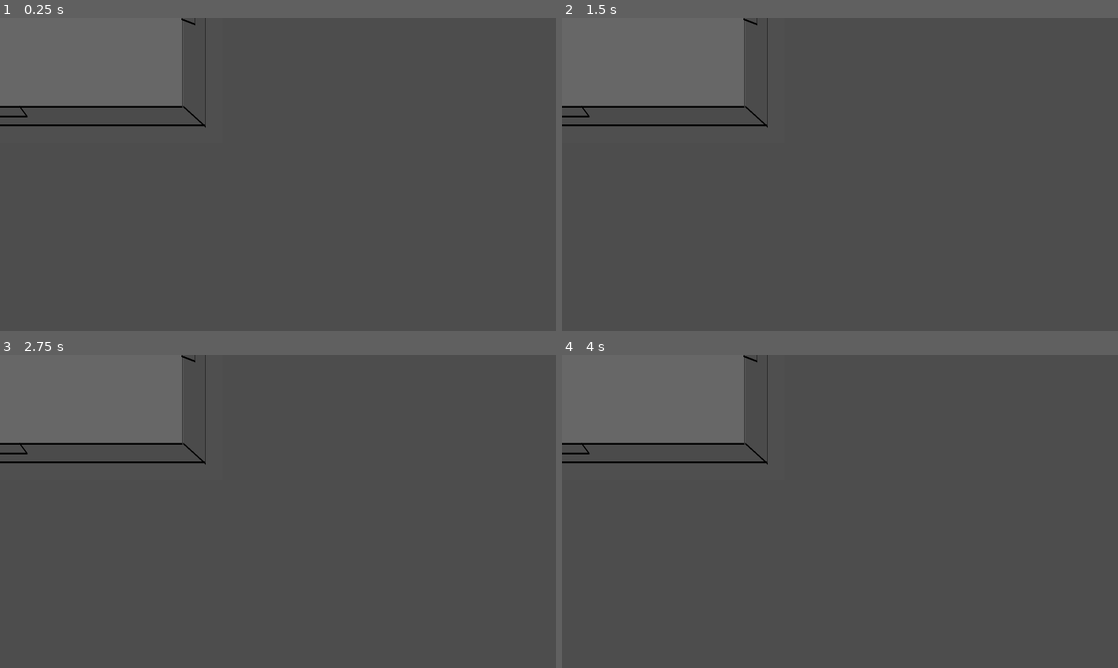
Above: before the commit, frames 1-4 (two rows, left to right).
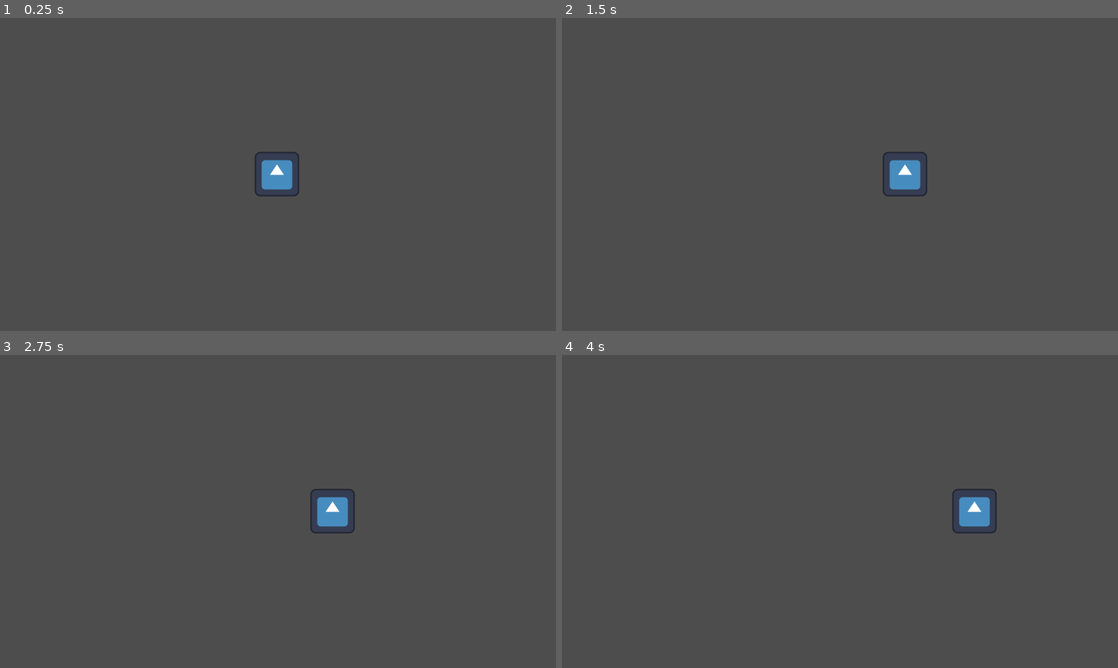
Above: after the commit, the same moments.

Repository: MrGoodFella313/Vine-City-Takeover-Code
Game: Godot game, scene res://Testing/Mohammed/world.tscn
Same seed, same stepped clock (60 frames per second), same inputs: the game is played once before the commit and once after it. Before the commit the project starts from res://Testing/Luis/room.tscn. The engine's default icon, where the game draws it, is replaced by a stand-in: a white triangle on a blue panel in a dark square.
Inputs:
- Up to frame 1 (0.25 s): no input
- Up to frame 2 (1.5 s): tap Enter (ui_accept) at 0.5, 0.77 s; hold D (Right, bound only before the commit) from 0.53 s (still down)
- Up to frame 3 (2.75 s): tap Enter (ui_accept) at 1.52 s; release D (Right, bound only before the commit) at 2.03 s; hold A (Left, bound only before the commit) from 2.03 s (still down)
- Up to frame 4 (4 s): release A (Left, bound only before the commit) at 2.78 s; hold D (Right, bound only before the commit) from 2.78 s (still down); tap Enter (ui_accept) at 3.02, 3.77 s

The runs differ from the first frame. In frame 1, 10% of the frame differs, in the area x 0-54%, y 0-57%; in frame 2, 10%; in frame 3, 10%; in frame 4, 10%.

Commit message:
work on shooting
all 4 buttons but need to work on projectile velocity

Diff:
--- a/Testing/Mohammed/Player.gd
+++ b/Testing/Mohammed/Player.gd
@@ -1,10 +1,19 @@
 extends CharacterBody2D
 
-var projectile = preload("res://Projectile.tscn")
+var projectile = preload("res://Testing/Mohammed/Projectile.tscn")
 
 @export var move_speed := 200.0
+@export var shoot_cooldown := 0.3
 
-var ratelimit :=  Timer.new()
+var can_shoot = true
+#var shoot_timer: Timer
+
+func _ready():
+	set_process(true)
+	#shoot_timer = Timer.new()
+	#add_child(shoot_timer)
+	#shoot_timer.one_shot = true
+	#shoot_timer.timeout.connect(func(): can_shoot = true)
 
 func _physics_process(delta):
 	var direction = Vector2(
@@ -16,20 +25,34 @@
 	move_and_slide()
 
 func fire(direction):
-	if ratelimit.is_stopped:
-		ratelimit.start(3)
-		print("hi")
+	if can_shoot:
+		#can_shoot = false
+		#shoot_timer.start(shoot_cooldown)
+		print(direction)
 		var newprojectile = projectile.instantiate()
 		newprojectile.direction = direction
 		newprojectile.global_position = get_global_position()
 		get_parent().add_child(newprojectile)
 
 func _process(delta):
-	if Input.is_action_pressed("shoot_down"):
-		fire(Vector2(0,-1))
-	if Input.is_action_pressed("shoot_up"):
-		fire(Vector2(0,1))
-	if Input.is_action_pressed("shoot_right"):
-		fire(Vector2(1,0))
-	if Input.is_action_pressed("shoot_left"):
-		fire(Vector2(-1,0))
+	var shoot_direction = Vector2.ZERO
+
+	if Input.is_action_just_pressed("shoot_down"):
+		print("down")
+		shoot_direction = (Vector2(0,5))
+		fire(shoot_direction)
+
+	elif Input.is_action_just_pressed("shoot_up"):
+		print("up")
+		shoot_direction = (Vector2(0,-3))
+		fire(shoot_direction)
+
+	elif Input.is_action_just_pressed("shoot_right"):
+		print("right")
+		shoot_direction = (Vector2(1,0))
+		fire(shoot_direction)
+
+	elif Input.is_action_just_pressed("shoot_left"):
+		print("left")
+		shoot_direction = (Vector2(-1,0))
+		fire(shoot_direction)
--- a/Testing/Mohammed/Player.tscn
+++ b/Testing/Mohammed/Player.tscn
@@ -1,7 +1,7 @@
 [gd_scene load_steps=4 format=3 uid="uid://bmddlqut6uijp"]
 
 [ext_resource type="Script" uid="uid://crry2yp7ittxm" path="res://Testing/Mohammed/Player.gd" id="1_q3lx1"]
-[ext_resource type="Texture2D" uid="uid://bev4nyev5iolx" path="res://icon.svg" id="2_kwegd"]
+[ext_resource type="Texture2D" uid="uid://bev4nyev5iolx" path="res://Testing/icon.svg" id="2_kwegd"]
 
 [sub_resource type="RectangleShape2D" id="RectangleShape2D_2xoil"]
 size = Vector2(129, 132)
--- a/Projectile.tscn
+++ b/Testing/Mohammed/Projectile.tscn
@@ -1,14 +1,14 @@
 [gd_scene load_steps=4 format=3 uid="uid://c4j2x3g4qpkqc"]
 
-[ext_resource type="Script" uid="uid://cjrh8ky32l5sm" path="res://Projectile.gd" id="1_e7peq"]
-[ext_resource type="Texture2D" uid="uid://bev4nyev5iolx" path="res://icon.svg" id="2_1cf02"]
+[ext_resource type="Script" uid="uid://cjrh8ky32l5sm" path="res://Testing/Mohammed/Projectile.gd" id="1_cn8fl"]
+[ext_resource type="Texture2D" uid="uid://bev4nyev5iolx" path="res://Testing/icon.svg" id="2_noe58"]
 
 [sub_resource type="CircleShape2D" id="CircleShape2D_3rnyv"]
 radius = 86.764
 
 [node name="RigidBody2D" type="RigidBody2D"]
 collision_layer = 2
-script = ExtResource("1_e7peq")
+script = ExtResource("1_cn8fl")
 
 [node name="CollisionShape2D" type="CollisionShape2D" parent="."]
 shape = SubResource("CircleShape2D_3rnyv")
@@ -16,4 +16,4 @@
 [node name="Node2D" type="Node2D" parent="."]
 
 [node name="Sprite2D" type="Sprite2D" parent="."]
-texture = ExtResource("2_1cf02")
+texture = ExtResource("2_noe58")
--- a/project.godot
+++ b/project.godot
@@ -11,7 +11,7 @@
 [application]
 
 config/name="Vine_City_Takeover"
-run/main_scene="uid://c07llmbcxjibq"
+run/main_scene="uid://kgf1wnj8laum"
 config/features=PackedStringArray("4.4", "Forward Plus")
 config/icon="res://Testing/icon.svg"
 
@@ -27,23 +27,43 @@
 
 [input]
 
-Left={
+move_left={
 "deadzone": 0.2,
 "events": [Object(InputEventKey,"resource_local_to_scene":false,"resource_name":"","device":-1,"window_id":0,"alt_press …(191 unchanged characters)…
 ]
 }
-Right={
+move_right={
 "deadzone": 0.2,
 "events": [Object(InputEventKey,"resource_local_to_scene":false,"resource_name":"","device":-1,"window_id":0,"alt_press …(192 unchanged characters)…
 ]
 }
-Up={
+move_up={
 "deadzone": 0.2,
 "events": [Object(InputEventKey,"resource_local_to_scene":false,"resource_name":"","device":-1,"window_id":0,"alt_press …(192 unchanged characters)…
 ]
 }
-Down={
+move_down={
 "deadzone": 0.2,
 "events": [Object(InputEventKey,"resource_local_to_scene":false,"resource_name":"","device":-1,"window_id":0,"alt_press …(192 unchanged characters)…
 ]
 }
+shoot_up={
+"deadzone": 0.2,
+"events": [Object(InputEventKey,"resource_local_to_scene":false,"resource_name":"","device":-1,"window_id":0,"alt_pressed":false,"shift_pressed":false,"ctrl_pressed":false,"meta_pressed":false,"pressed":false,"keycode":0,"physical_keycode":4194320,"key_label":0,"unicode":0,"location":0,"echo":false,"script":null)
+]
+}
+shoot_down={
+"deadzone": 0.2,
+"events": [Object(InputEventKey,"resource_local_to_scene":false,"resource_name":"","device":-1,"window_id":0,"alt_pressed":false,"shift_pressed":false,"ctrl_pressed":false,"meta_pressed":false,"pressed":false,"keycode":0,"physical_keycode":4194322,"key_label":0,"unicode":0,"location":0,"echo":false,"script":null)
+]
+}
+shoot_left={
+"deadzone": 0.2,
+"events": [Object(InputEventKey,"resource_local_to_scene":false,"resource_name":"","device":-1,"window_id":0,"alt_pressed":false,"shift_pressed":false,"ctrl_pressed":false,"meta_pressed":false,"pressed":false,"keycode":0,"physical_keycode":4194319,"key_label":0,"unicode":0,"location":0,"echo":false,"script":null)
+]
+}
+shoot_right={
+"deadzone": 0.2,
+"events": [Object(InputEventKey,"resource_local_to_scene":false,"resource_name":"","device":-1,"window_id":0,"alt_pressed":false,"shift_pressed":false,"ctrl_pressed":false,"meta_pressed":false,"pressed":false,"keycode":0,"physical_keycode":4194321,"key_label":0,"unicode":0,"location":0,"echo":false,"script":null)
+]
+}
Renamed: Projectile.gd -> Testing/Mohammed/Projectile.gd
Renamed: Projectile.gd.uid -> Testing/Mohammed/Projectile.gd.uid
Renamed: world.tscn -> Testing/Mohammed/world.tscn
